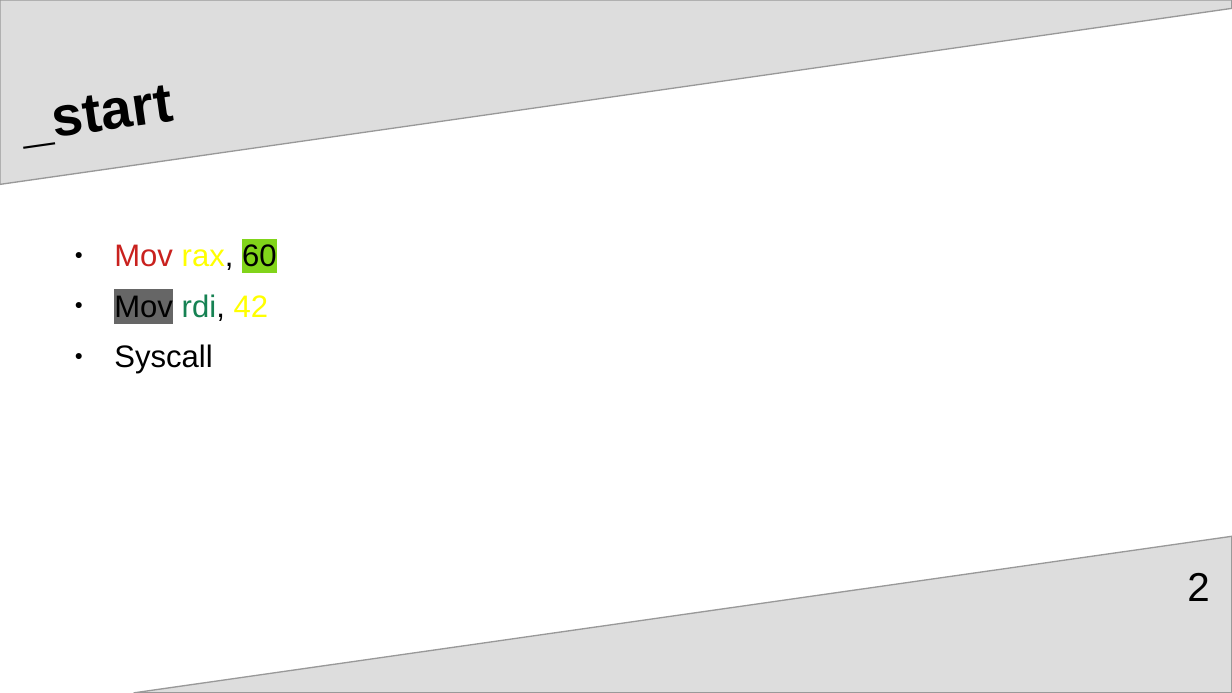
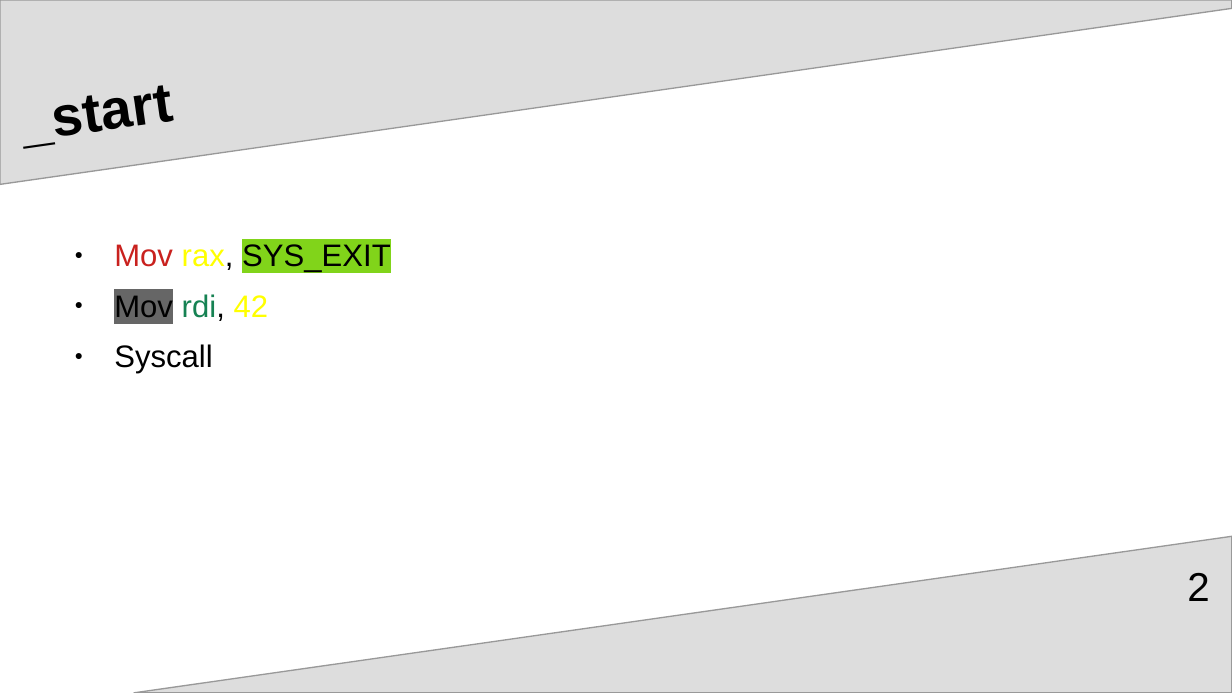
Before and after one commit to RobertBendun/prasm, a slide deck: slide 2 of exit_42.odp. Drawn at 1232x693 pixels with LibreOffice and Linux fonts; fonts in the diff are those of the drawing. Boxes give left, top, right and bottom in pixels: in the first picture for what was removed or moved away, otherwise in the second. Text is boxed around its words. In the diff, an @@ line names an element or a change of style, - is before the commit and + after.

```diff
--- a/exit_42.odp
+++ b/exit_42.odp
@@ text at (114, 244, 391, 272): text changed; text colour #C9211E to #000000 @@
-● Mov rax, 60
+● Mov rax, SYS_EXIT
```
Also in this commit, not shown: 2 other files.
